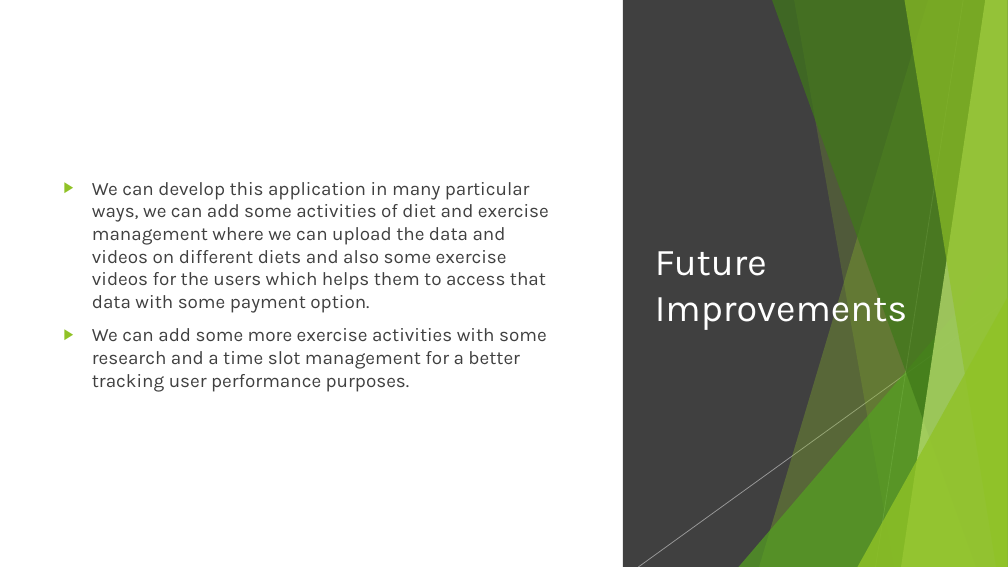
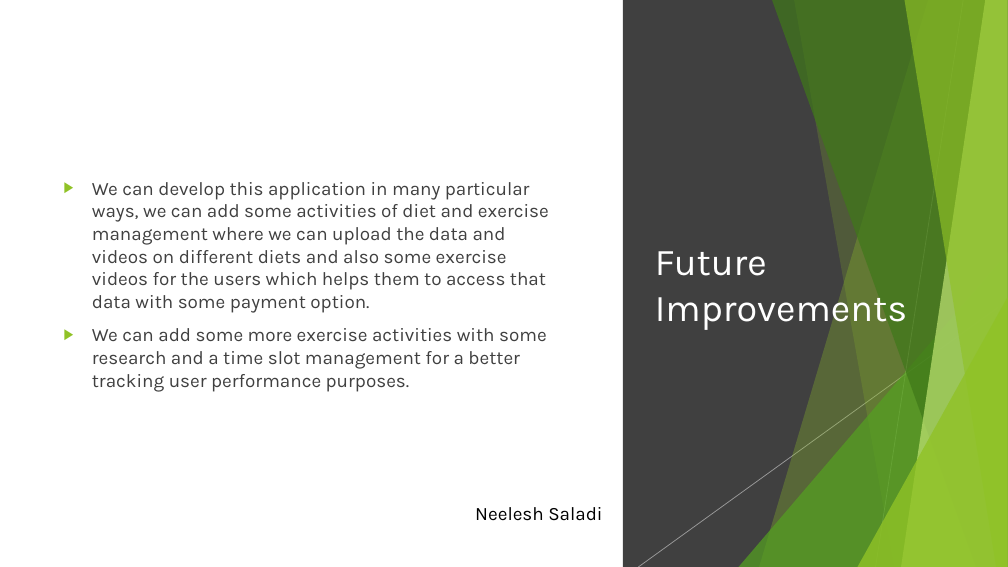
Before and after one commit to neeleshsaladi/Android-Project, a slide deck: slide 15 of Be-Fit Android.pptx. Drawn at 1008x567 pixels with LibreOffice and Linux fonts; fonts in the diff are those of the drawing. Boxes give left, top, right and bottom in pixels: in the first picture for what was removed or moved away, otherwise in the second. Text is boxed around its words. In the diff, an @@ line names an element or a change of style, - is before the commit and + after.

```diff
--- a/Be-Fit Android.pptx
+++ b/Be-Fit Android.pptx
@@ text added at bbox=[475, 507, 602, 521], 18 pt, text #000000 @@
+Neelesh Saladi
```
Also in this commit, not shown: 13 other slides changed, 1 slide added.
